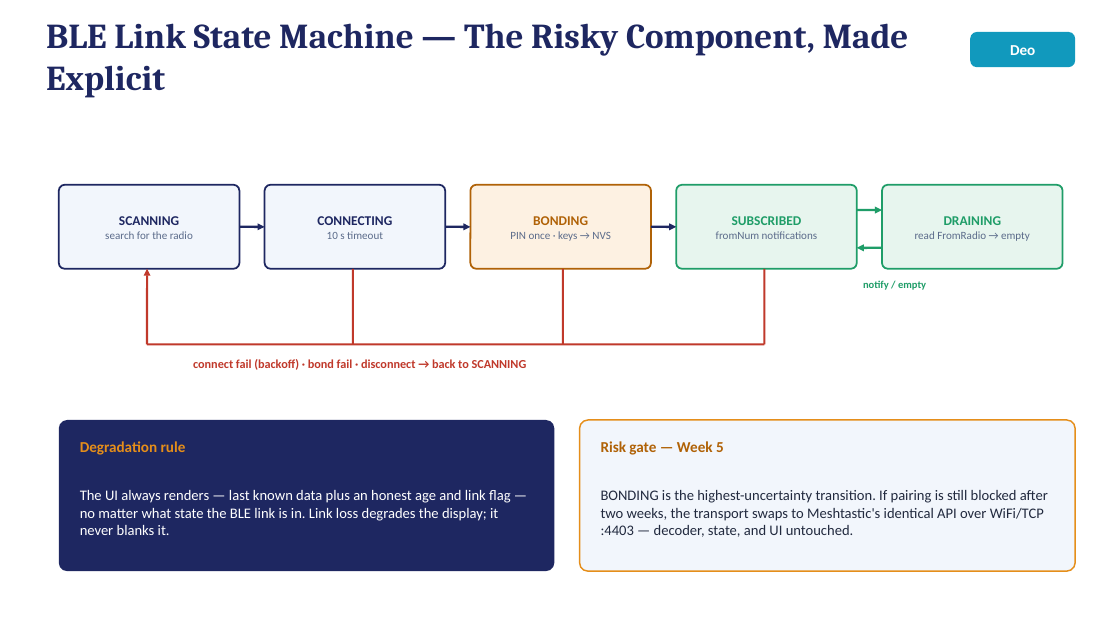
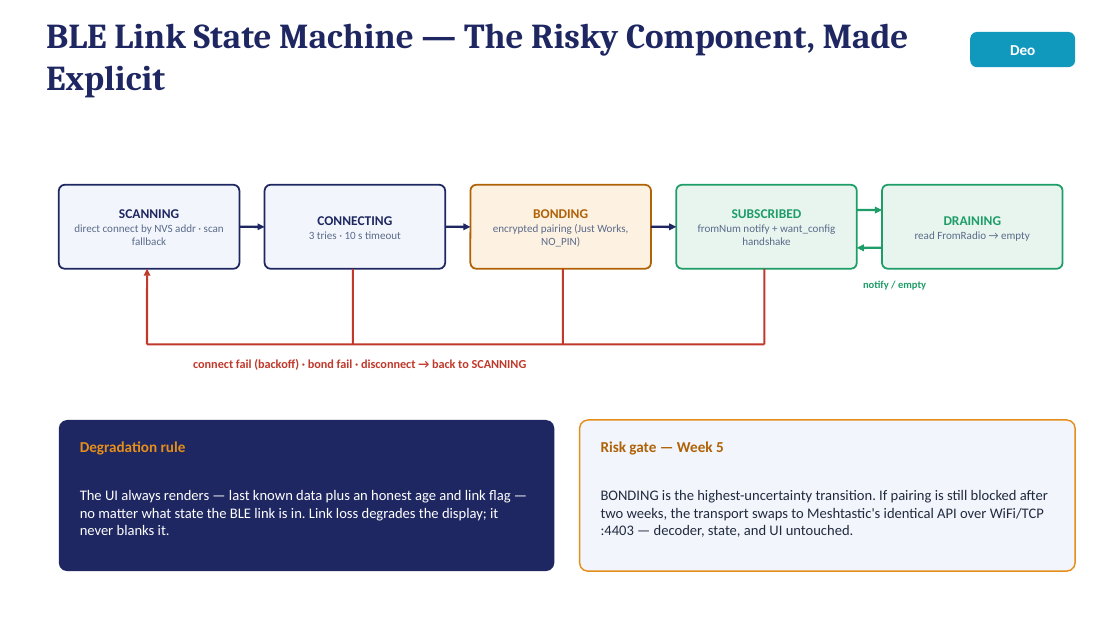
Before and after one commit to deosgracius/offgrid-vehicle-tracker, a slide deck: slide 8 of docs/presentations/Group9_Presentation2_Weeks1-2.pptx. Drawn at 1120x630 pixels with LibreOffice and Linux fonts; fonts in the diff are those of the drawing. Boxes give left, top, right and bottom in pixels: in the first picture for what was removed or moved away, otherwise in the second. Text is boxed around its words. In the diff, an @@ line names an element or a change of style, - is before the commit and + after.

```diff
--- a/docs/presentations/Group9_Presentation2_Weeks1-2.pptx
+++ b/docs/presentations/Group9_Presentation2_Weeks1-2.pptx
@@ text at (x1=74, y1=224, x2=224, y2=245): text changed @@
-search for the radio
+direct connect by NVS addr · scan fallback
@@ text at (x1=309, y1=231, x2=401, y2=239): text changed @@
-10 s timeout
+3 tries · 10 s timeout
@@ text at (x1=493, y1=224, x2=628, y2=247): text changed @@
-PIN once · keys → NVS
+encrypted pairing (Just Works, NO_PIN)
@@ text at (x1=698, y1=224, x2=835, y2=245): text changed @@
-fromNum notifications
+fromNum notify + want_config handshake
```
Also in this commit, not shown: 2 other slides changed, 1 slide added, 1 slide removed, 4 other files.
